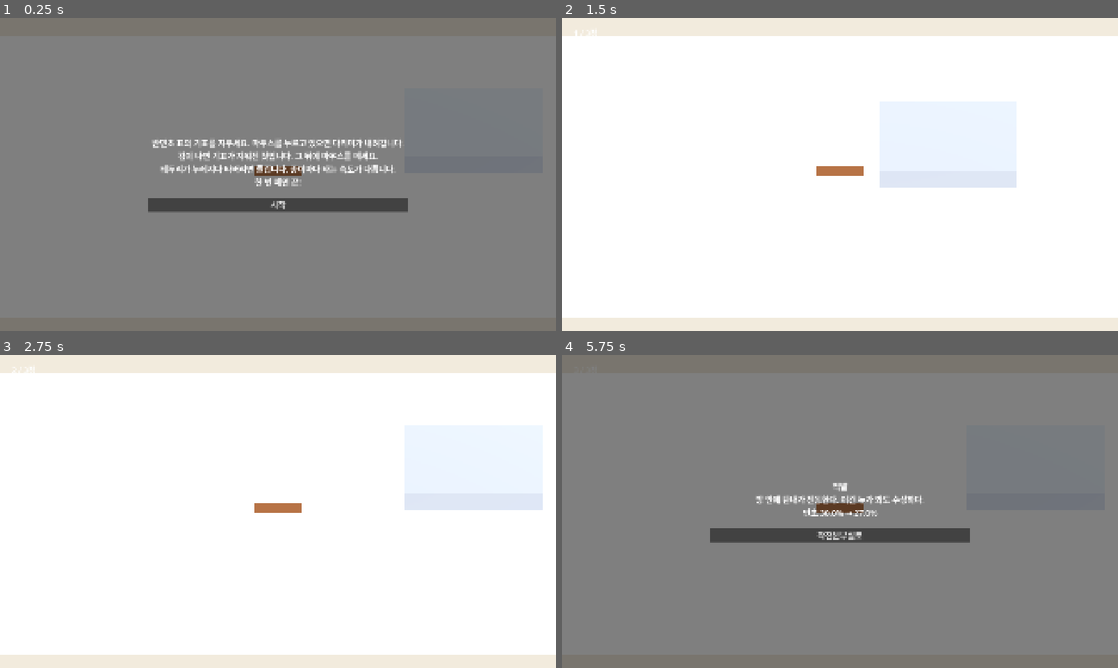
Above: before the commit, frames 1-4 (two rows, left to right).
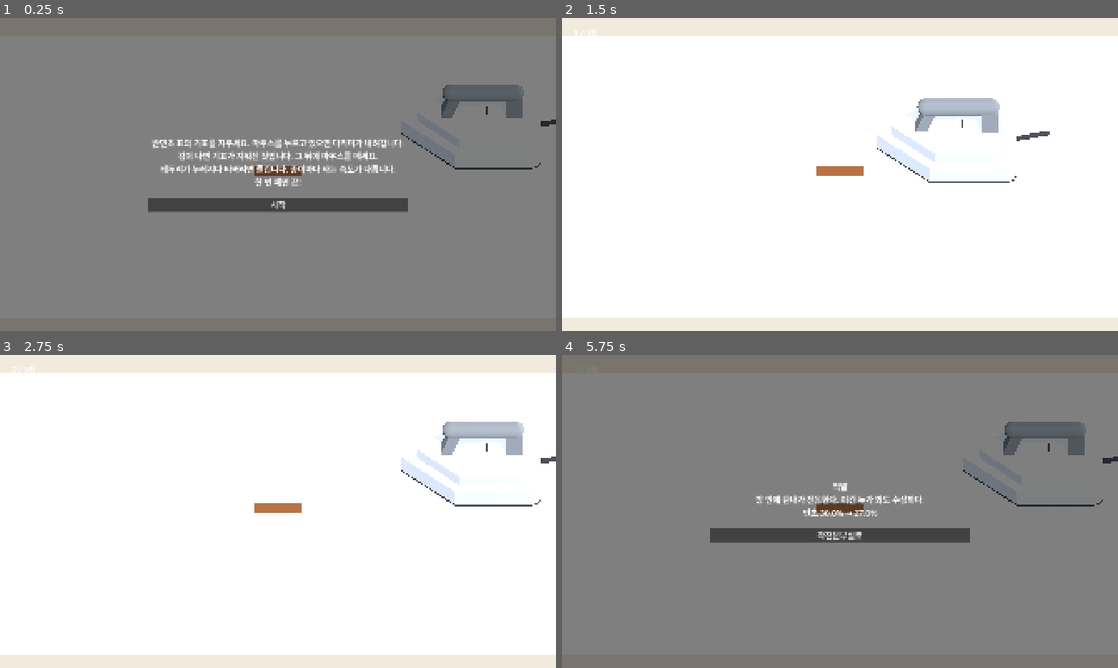
Above: after the commit, the same moments.

Repository: hahaha13791/mincho-game
Game: Godot game, scene res://minigames/vanishing_ink/vanishing_ink.tscn
Two runs of this game, one before a commit and one after it. Both use one fixed random seed, a clock stepped at 60 frames per second and the inputs below. This scene is started directly instead of the project's main scene.
Inputs (mouse positions are in pixels of both pictures, inside the frame that each line leads up to):
- Up to frame 1 (0.25 s): no input
- Up to frame 2 (1.5 s): click "시작" at 0.5 s; tap Enter at 1.25 s; move the mouse to (962, 158) at 1.27 s; click (962, 158) at 1.42 s
- Up to frame 3 (2.75 s): tap Space at 2 s; move the mouse to (166, 527) at 2.02 s; click (166, 527) at 2.17 s
- Up to frame 4 (5.75 s): tap Enter at 2.75, 4.25 s; move the mouse to (895, 442) at 2.77 s; click (895, 442) at 2.92 s; tap Space at 3.5, 5 s; move the mouse to (812, 574) at 3.52 s; click (812, 574) at 3.67 s; move the mouse to (1006, 558) at 4.27 s; click (1006, 558) at 4.42 s; move the mouse to (673, 464) at 5.02 s; click (673, 464) at 5.17 s

The runs differ from the first frame. In frame 1, 1.2% of the frame differs, in the area x 72-100%, y 21-49%; in frame 2, 2.5%, in the area x 56-88%, y 25-55%; in frame 3, 2.4%; in frame 4, 1.2%.

Commit message:
feat(vanishing_ink): 상자 대신 보편적인 다리미 모양(뾰족한 바닥판·계단 몸체·손잡이·다이얼·전선)
- props/iron: 바닥판은 종이 안쪽을 덮어 테두리만 드러나는 연출 유지. 원점은 예전 상자 중심과 같아 로직 위치값 그대로
- palette에 iron_body(회색, 흰 종이와 구분) 추가

Co-Authored-By: Claude Opus 5.5 <noreply@anthropic.com>
Claude-Session: https://claude.ai/code/session_01Vwi6rniWjHWN2EhyiYoRbx

Diff:
--- a/common/style/palette.gd
+++ b/common/style/palette.gd
@@ -14,6 +14,7 @@
 @export var sunglasses: Color = Color("1c1c1f")
 @export var belt: Color = Color("3a3b40") # 컨베이어 고무 벨트
 @export var stamp: Color = Color("2b2d33") # 기표 도장 몸통
+@export var iron_body: Color = Color("9aa3b0") # 다리미 몸체. 흰 종이 위에서 묻히지 않게 회색
 @export var accent: Color = Color("f2b84b")
 @export var danger: Color = Color("d9534f")
 @export var ballot_box: Color = Color("5b7fa6")
--- /dev/null
+++ b/minigames/vanishing_ink/props/iron.gd
@@ -0,0 +1,81 @@
+extends Node3D
+## 다리미 겉모습. 로직은 위치만 옮긴다. 원점 = 예전 상자 중심, 바닥판 밑면 = 원점에서 0.3 아래.
+## 앞(뾰족한 쪽)이 -x. 바닥판은 종이 안쪽(3.5 x 2.5)을 덮어 기표를 가린다. 색은 팔레트에서만.
+
+const PALETTE: Palette = preload("res://common/style/palette.tres")
+const BOTTOM: float = -0.3
+# 바닥판 윤곽(위에서 본 모양, x = 앞뒤, y = 좌우). 앞이 뾰족하고 뒤 모서리는 둥글게
+const SOLE: PackedVector2Array = [
+	Vector2(-1.95, 0.0), Vector2(-0.5, -1.32), Vector2(1.6, -1.32), Vector2(1.8, -1.2), Vector2(1.85, -1.0),
+	Vector2(1.85, 1.0), Vector2(1.8, 1.2), Vector2(1.6, 1.32), Vector2(-0.5, 1.32),
+]
+
+
+func _ready() -> void:
+	var metal: Color = PALETTE.iron.lightened(0.35)
+	var body: Color = PALETTE.iron_body
+	var dark: Color = PALETTE.stamp
+	var handle: Color = PALETTE.iron_body.darkened(0.35)
+	_slab(SOLE, 1.0, BOTTOM, 0.14, metal) # 금속 바닥판
+	_slab(SOLE, 0.94, BOTTOM + 0.14, 0.05, dark) # 몸체와 바닥판 사이 줄
+	_slab(SOLE, 0.94, BOTTOM + 0.19, 0.45, body) # 몸체 아래층
+	_slab(SOLE, 0.74, BOTTOM + 0.64, 0.3, body) # 몸체 위층(계단식으로 좁아짐)
+	# 손잡이: 뒤 기둥 + 앞 기둥 + 둥근 손잡이
+	_part(_box(Vector3(0.4, 0.7, 0.42)), Vector3(1.05, BOTTOM + 1.25, 0), handle)
+	var front_post: MeshInstance3D = _part(_box(Vector3(0.28, 0.75, 0.34)), Vector3(-0.6, BOTTOM + 1.2, 0), handle)
+	front_post.rotation.z = -0.35
+	var grip: MeshInstance3D = _part(_capsule(0.22, 2.1), Vector3(0.25, BOTTOM + 1.65, 0), handle)
+	grip.rotation.z = PI / 2.0 # 앞뒤로 눕힘
+	# 온도 다이얼과 전선
+	_part(_cylinder(0.24, 0.08), Vector3(0.35, BOTTOM + 0.98, 0), PALETTE.paper)
+	_part(_box(Vector3(0.06, 0.03, 0.26)), Vector3(0.35, BOTTOM + 1.03, 0), dark) # 다이얼 눈금
+	var cord: MeshInstance3D = _part(_capsule(0.06, 1.4), Vector3(1.9, BOTTOM + 0.55, 0), dark)
+	cord.rotation.z = PI / 2.0 + 0.25
+
+
+## 바닥 윤곽을 scale배 한 다각형을 y부터 위로 h만큼 밀어 올린 판
+func _slab(outline: PackedVector2Array, scale: float, y: float, h: float, color: Color) -> void:
+	var p: PackedVector2Array = PackedVector2Array()
+	for v in outline:
+		p.append(v * scale)
+	var slab: CSGPolygon3D = CSGPolygon3D.new()
+	slab.polygon = p
+	slab.depth = h
+	slab.rotation.x = PI / 2.0 # 다각형을 바닥에 눕히고 위로 밀어 올린다
+	slab.position.y = y
+	var mat: StandardMaterial3D = StandardMaterial3D.new()
+	mat.albedo_color = color
+	slab.material = mat
+	add_child(slab)
+
+
+func _part(mesh: Mesh, pos: Vector3, color: Color) -> MeshInstance3D:
+	var m: MeshInstance3D = MeshInstance3D.new()
+	m.mesh = mesh
+	var mat: StandardMaterial3D = StandardMaterial3D.new()
+	mat.albedo_color = color
+	m.material_override = mat
+	m.position = pos
+	add_child(m)
+	return m
+
+
+func _box(size: Vector3) -> BoxMesh:
+	var b: BoxMesh = BoxMesh.new()
+	b.size = size
+	return b
+
+
+func _capsule(r: float, h: float) -> CapsuleMesh:
+	var c: CapsuleMesh = CapsuleMesh.new()
+	c.radius = r
+	c.height = h
+	return c
+
+
+func _cylinder(r: float, h: float) -> CylinderMesh:
+	var c: CylinderMesh = CylinderMesh.new()
+	c.top_radius = r
+	c.bottom_radius = r
+	c.height = h
+	return c
--- /dev/null
+++ b/minigames/vanishing_ink/props/iron.tscn
@@ -0,0 +1,6 @@
+[gd_scene load_steps=2 format=3]
+
+[ext_resource type="Script" path="res://minigames/vanishing_ink/props/iron.gd" id="1"]
+
+[node name="Iron" type="Node3D"]
+script = ExtResource("1")
--- a/minigames/vanishing_ink/vanishing_ink.gd
+++ b/minigames/vanishing_ink/vanishing_ink.gd
@@ -6,6 +6,7 @@
 
 const PALETTE: Palette = preload("res://common/style/palette.tres")
 const CONFIG: IroningConfig = preload("res://minigames/vanishing_ink/ironing_config.tres")
+const IRON: PackedScene = preload("res://minigames/vanishing_ink/props/iron.tscn")
 const PAPER_SIZE: Vector3 = Vector3(4.0, 0.1, 3.0)
 const INNER_SIZE: Vector3 = Vector3(3.5, 0.12, 2.5)
 const IRON_REST_POS: Vector3 = Vector3(5.0, 1.6, 0.0) # 종이 옆에 치워 두어 기표를 가리지 않는다
@@ -25,7 +26,7 @@
 var _edge_mat: StandardMaterial3D
 var _inner_mat: StandardMaterial3D
 var _mark: MeshInstance3D
-var _iron: MeshInstance3D
+var _iron: Node3D
 var _steam: CPUParticles3D
 var _iron_tween: Tween
 
@@ -180,7 +181,7 @@
 	_mark.position = Vector3(0.0, INNER_SIZE.y + 0.01, 0.0)
 	add_child(_mark)
 
-	_iron = _box(Vector3(INNER_SIZE.x, 0.6, INNER_SIZE.z), PALETTE.iron) # 안쪽 면을 덮고 테두리만 드러남
+	_iron = IRON.instantiate() # 바닥판이 안쪽 면을 덮고 테두리만 드러남
 	_iron.position = IRON_REST_POS
 	add_child(_iron)
 
Not shown, added: minigames/vanishing_ink/props/iron.gd.uid
